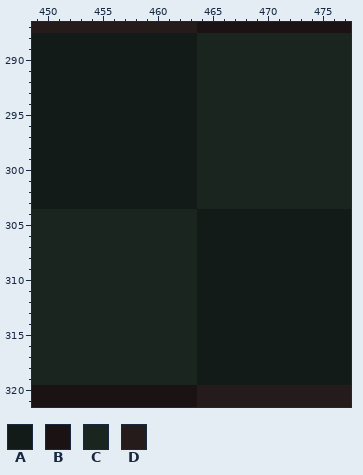
A pixel-art file gets an edit: assets/sprites/atlas/env.ase. Above is the file before it was changed.
736x736 pixels, 1 frame. Colours within 5 levels of each other are drawn and written as one. Shown: x 449..477, y 287..321. The commit also changed other parts of the picture, which this record leaves out.
Visible layers, top first: "boulders", "Layer 1", "env", "bg".
Palette (. is transparent): A #131b18  B #1b1313  C #1b251f  D #251b1b
Pixels before, first column x 449:
287 DDDDDDDDDDDDDDDBBBBBBBBBBBBBB
288 AAAAAAAAAAAAAAACCCCCCCCCCCCCC
289 AAAAAAAAAAAAAAACCCCCCCCCCCCCC
290 AAAAAAAAAAAAAAACCCCCCCCCCCCCC
291 AAAAAAAAAAAAAAACCCCCCCCCCCCCC
292 AAAAAAAAAAAAAAACCCCCCCCCCCCCC
293 AAAAAAAAAAAAAAACCCCCCCCCCCCCC
294 AAAAAAAAAAAAAAACCCCCCCCCCCCCC
295 AAAAAAAAAAAAAAACCCCCCCCCCCCCC
296 AAAAAAAAAAAAAAACCCCCCCCCCCCCC
297 AAAAAAAAAAAAAAACCCCCCCCCCCCCC
298 AAAAAAAAAAAAAAACCCCCCCCCCCCCC
299 AAAAAAAAAAAAAAACCCCCCCCCCCCCC
300 AAAAAAAAAAAAAAACCCCCCCCCCCCCC
301 AAAAAAAAAAAAAAACCCCCCCCCCCCCC
302 AAAAAAAAAAAAAAACCCCCCCCCCCCCC
303 AAAAAAAAAAAAAAACCCCCCCCCCCCCC
304 CCCCCCCCCCCCCCCAAAAAAAAAAAAAA
305 CCCCCCCCCCCCCCCAAAAAAAAAAAAAA
306 CCCCCCCCCCCCCCCAAAAAAAAAAAAAA
307 CCCCCCCCCCCCCCCAAAAAAAAAAAAAA
308 CCCCCCCCCCCCCCCAAAAAAAAAAAAAA
309 CCCCCCCCCCCCCCCAAAAAAAAAAAAAA
310 CCCCCCCCCCCCCCCAAAAAAAAAAAAAA
311 CCCCCCCCCCCCCCCAAAAAAAAAAAAAA
312 CCCCCCCCCCCCCCCAAAAAAAAAAAAAA
313 CCCCCCCCCCCCCCCAAAAAAAAAAAAAA
314 CCCCCCCCCCCCCCCAAAAAAAAAAAAAA
315 CCCCCCCCCCCCCCCAAAAAAAAAAAAAA
316 CCCCCCCCCCCCCCCAAAAAAAAAAAAAA
317 CCCCCCCCCCCCCCCAAAAAAAAAAAAAA
318 CCCCCCCCCCCCCCCAAAAAAAAAAAAAA
319 CCCCCCCCCCCCCCCAAAAAAAAAAAAAA
320 BBBBBBBBBBBBBBBDDDDDDDDDDDDDD
321 BBBBBBBBBBBBBBBDDDDDDDDDDDDDD
After the commit:
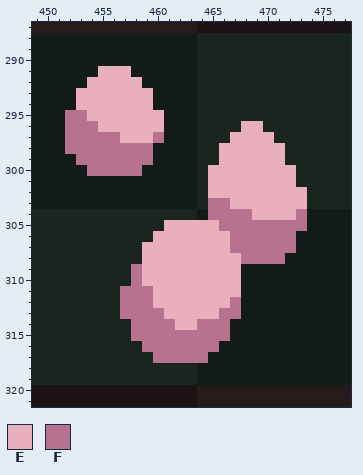
Colours new in this view: E #e9afbc  F #b77290
Change:
Layer "env":
y 291: x 455..457 AAA -> EEE
y 292: x 454..458 AAAAA -> EEEEE
y 293..294: x 453..459 AAAAAAA -> EEEEEEE
y 295: x 452..460 AAAAAAAAA -> FFEEEEEEE
y 296: x 452..460 AAAAAAAAA -> FFFEEEEEE; x 468..469 CC -> EE
y 297: x 452..460 AAAAAAAAA -> FFFFFEEEF; x 467..470 CCCC -> EEEE
y 298: x 452..459 AAAAAAAA -> FFFFFFFF; x 466..471 CCCCCC -> EEEEEE
y 299: x 453..459 AAAAAAA -> FFFFFFF; x 466..471 CCCCCC -> EEEEEE
y 300: x 454..458 AAAAA -> FFFFF; x 465..472 CCCCCCCC -> EEEEEEEE
y 301: x 465..472 CCCCCCCC -> EEEEEEEE
y 302: x 465..473 CCCCCCCCC -> EEEEEEEEE
y 303: x 465..473 CCCCCCCCC -> FFEEEEEEE
y 304: x 465..473 AAAAAAAAA -> FFFFEEEEF
y 305: x 461..473 CCCAAAAAAAAAA -> EEEEEFFFFFFFF
y 306: x 460..472 CCCCAAAAAAAAA -> EEEEEEEFFFFFF
y 307: x 459..472 CCCCCAAAAAAAAA -> EEEEEEEEFFFFFF
y 308: x 459..471 CCCCCAAAAAAAA -> EEEEEEEEEFFFF
y 309..310: x 458..467 CCCCCCAAAA -> FEEEEEEEEE
y 311: x 457..467 CCCCCCCAAAA -> FFFEEEEEEEE
y 312: x 457..467 CCCCCCCAAAA -> FFFEEEEEEEF
y 313: x 457..467 CCCCCCCAAAA -> FFFFEEEEEFF
y 314: x 458..466 CCCCCCAAA -> FFFFEEFFF
y 315: x 458..466 CCCCCCAAA -> FFFFFFFFF
y 316: x 459..465 CCCCCAA -> FFFFFFF
y 317: x 460..464 CCCCA -> FFFFF
